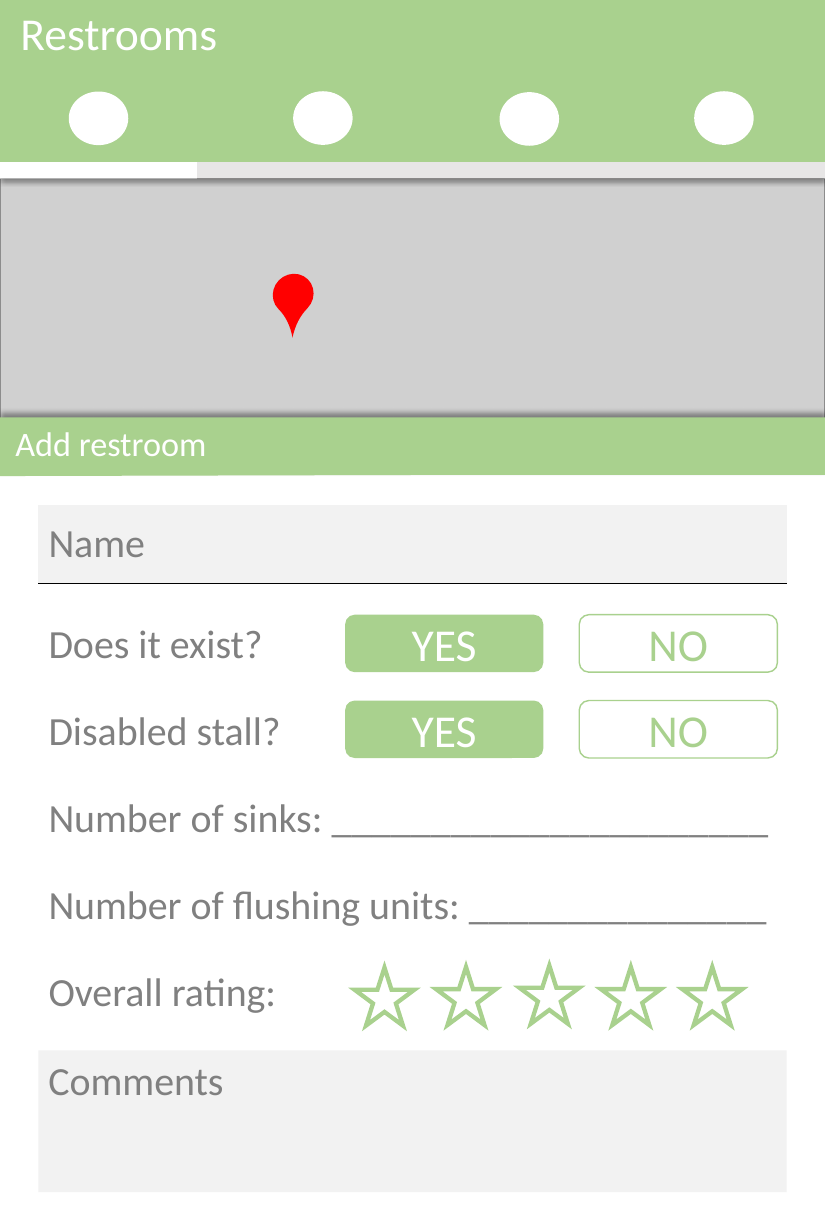
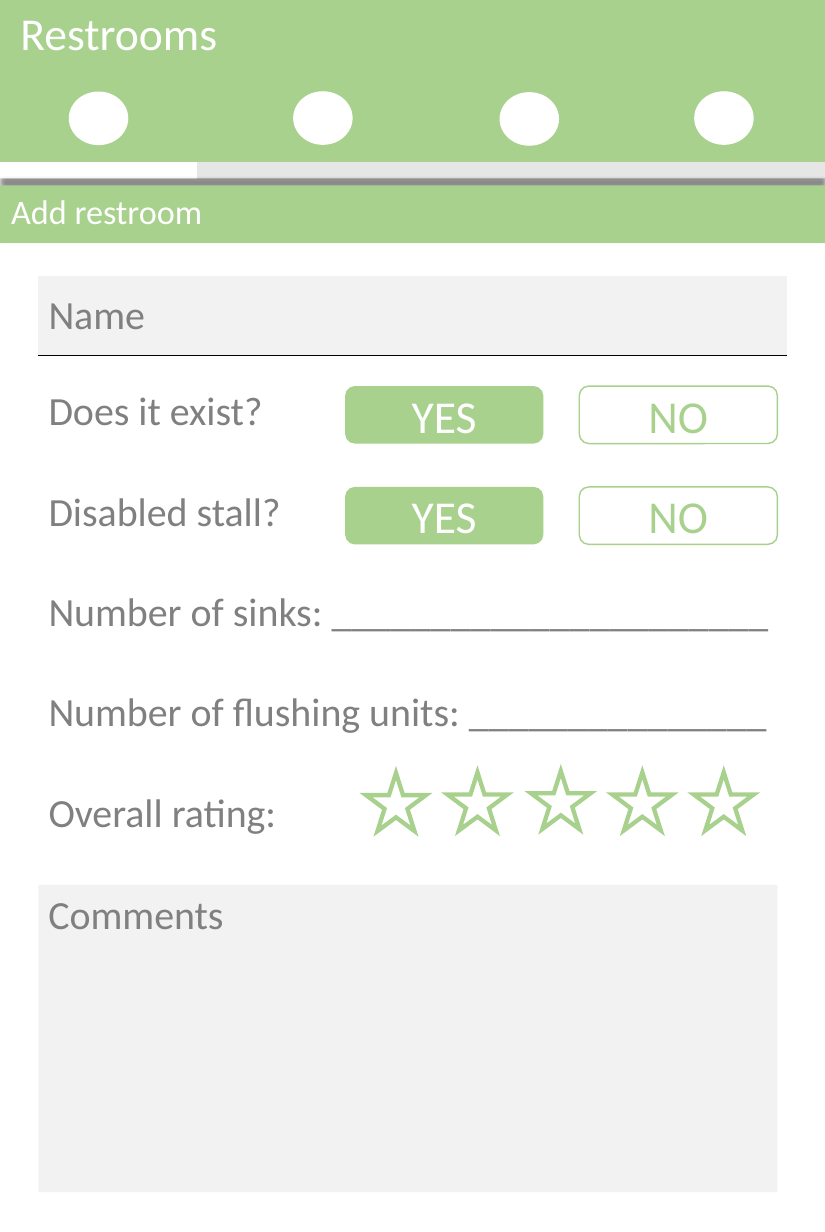
Before and after one commit to mmzhao/bursting, a slide deck: slide 3 of Calhacks15.pptx. Drawn at 825x1232 pixels with LibreOffice and Linux fonts; fonts in the diff are those of the drawing; grey boxes stand for pictures. Boxes give left, top, right and bottom in pixels: in the first picture for what was removed or moved away, otherwise in the second. Text is boxed around its words. In the diff, an @@ line names an element or a change of style, - is before the commit and + after.

Commit message:
updated new restroom page

```diff
--- a/Calhacks15.pptx
+++ b/Calhacks15.pptx
@@ picture removed at (0, 179, 825, 900) @@
@@ 2 rounded rectangles, 1 table, 1 rectangle: place and size @@
-2 rounded rectangles, 1 table, 1 rectangle at (0, 417, 825, 672)
+2 rounded rectangles, 1 table, 1 rectangle at (0, 186, 825, 443)
@@ text "Add restroom": place and size @@
-text "Add restroom" at (15, 432, 207, 456)
+text "Add restroom" at (11, 200, 203, 224)
@@ teardrop removed at (264, 265, 322, 323) @@
@@ table: place and size @@
-table at (38, 616, 786, 1051)
+table at (38, 383, 795, 885)
@@ line removed from (0, 474) to (825, 472) @@
@@ rounded rectangle "YES": place and size @@
-rounded rectangle "YES" at (345, 700, 543, 757)
+rounded rectangle "YES" at (345, 486, 543, 544)
@@ rounded rectangle "NO": place and size @@
-rounded rectangle "NO" at (580, 700, 778, 757)
+rounded rectangle "NO" at (580, 486, 778, 544)
@@ 5 stars: place and size @@
-5 stars at (355, 965, 742, 1025)
+5 stars at (366, 771, 753, 831)
@@ rectangle "Comments": place and size @@
-rectangle "Comments" at (38, 1050, 786, 1191)
+rectangle "Comments" at (38, 885, 777, 1191)
```
